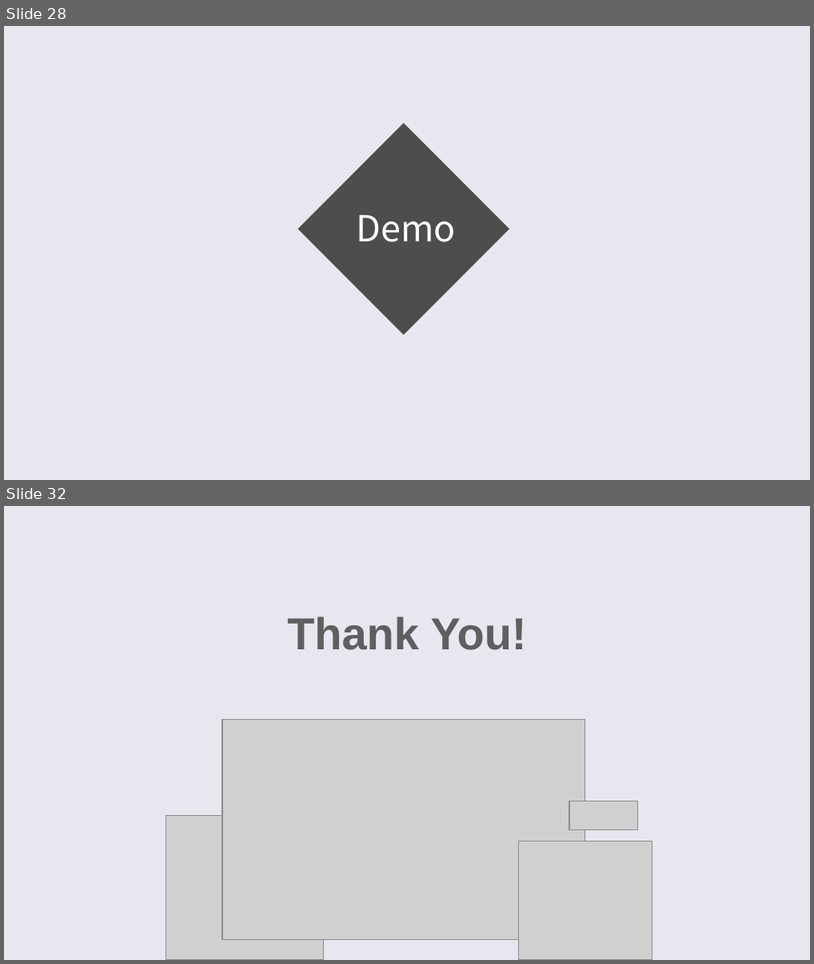
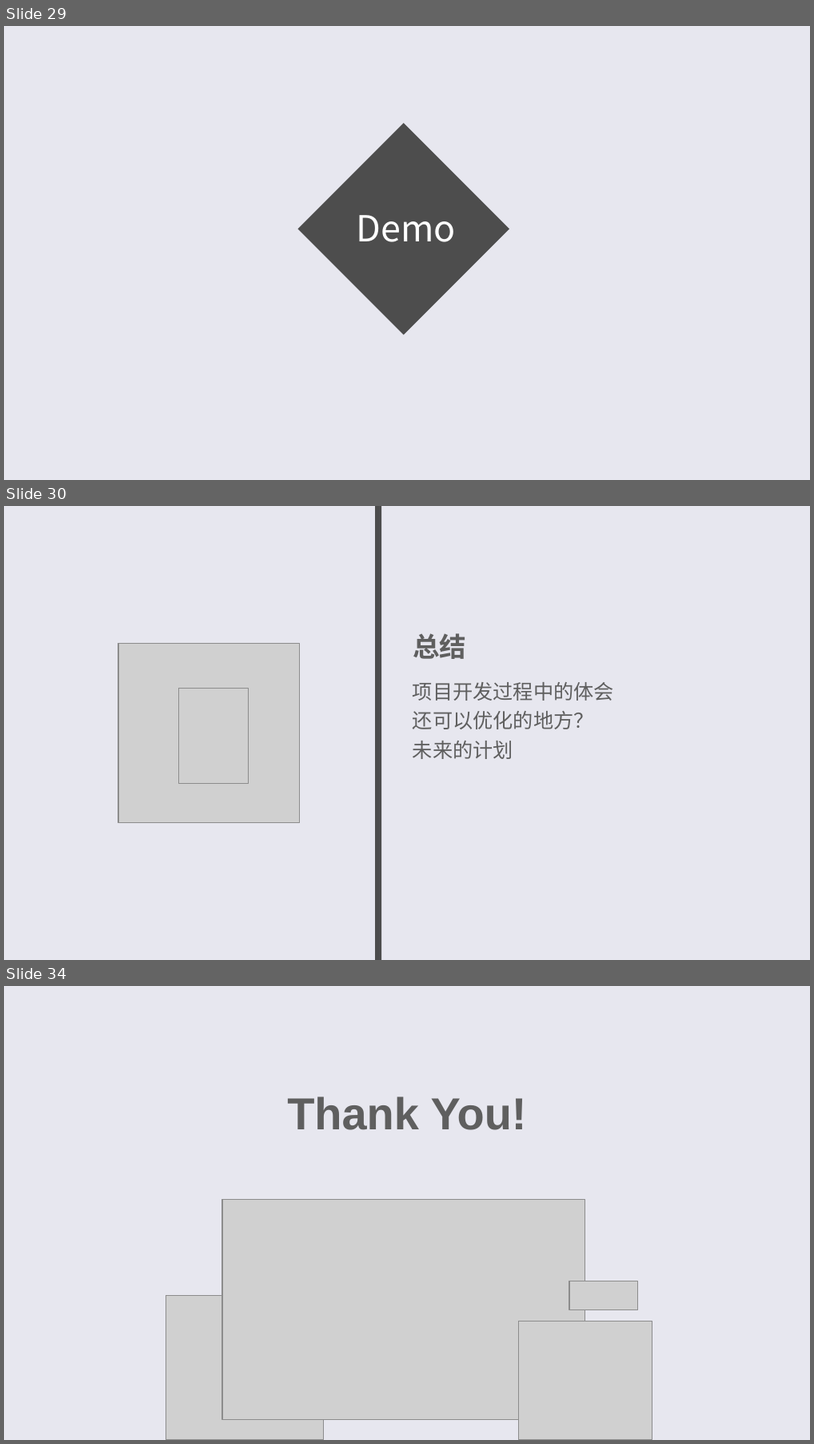
Before and after one commit to bytrix/report, a slide deck: 答辩.ppt. Shown one above the other, each under a label of ours: slides 28 and 32 before the commit, slides 29, 30 and 34 after it; the slides between them are not shown. The pictures are 814x964 and 814x1444 pixels, drawn with LibreOffice and Linux fonts; fonts in the diff are those of the drawing; grey boxes stand for pictures. Boxes give left, top, right and bottom in pixels: in the first picture for what was removed or moved away, otherwise in the second. Text is boxed around its words. In the diff, an @@ line names an element or a change of style, - is before the commit and + after.

```diff
--- a/答辩.ppt
+++ b/答辩.ppt
@@ slide 30 added at bbox=[4, 506, 810, 960], background #E7E7EF @@
@@ rectangle added at bbox=[376, 506, 382, 960], fill #4D4D4D @@
@@ picture added at bbox=[118, 643, 299, 823] @@
@@ text added at bbox=[413, 633, 466, 659], 24 pt, text #5F5F5F, bold @@
+总结
@@ picture added at bbox=[178, 688, 248, 784] @@
@@ text added at bbox=[413, 682, 614, 759], 18 pt, text #5F5F5F @@
+项目开发过程中的体会
+还可以优化的地方？
+未来的计划
@@ what was slide 28 is now slide 29 @@
@@ what was slide 32 is now slide 34 @@
```
Also in this commit, not shown: 6 slides changed, 1 other slide added, 1 other file.
